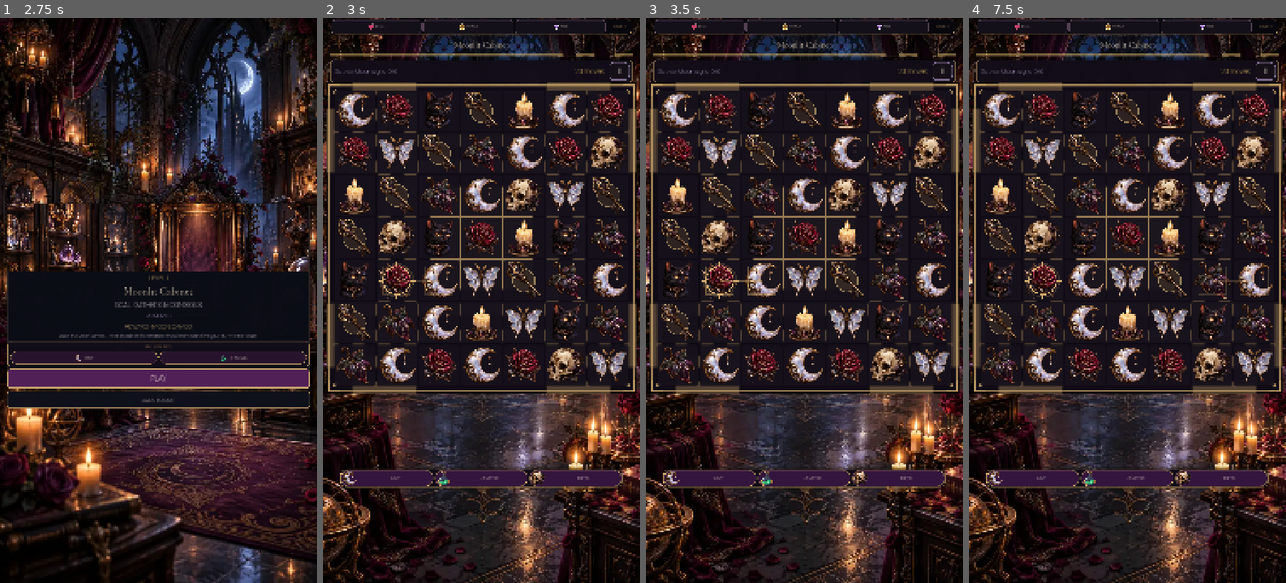
Above: before the commit, frames 1-4 (left to right).
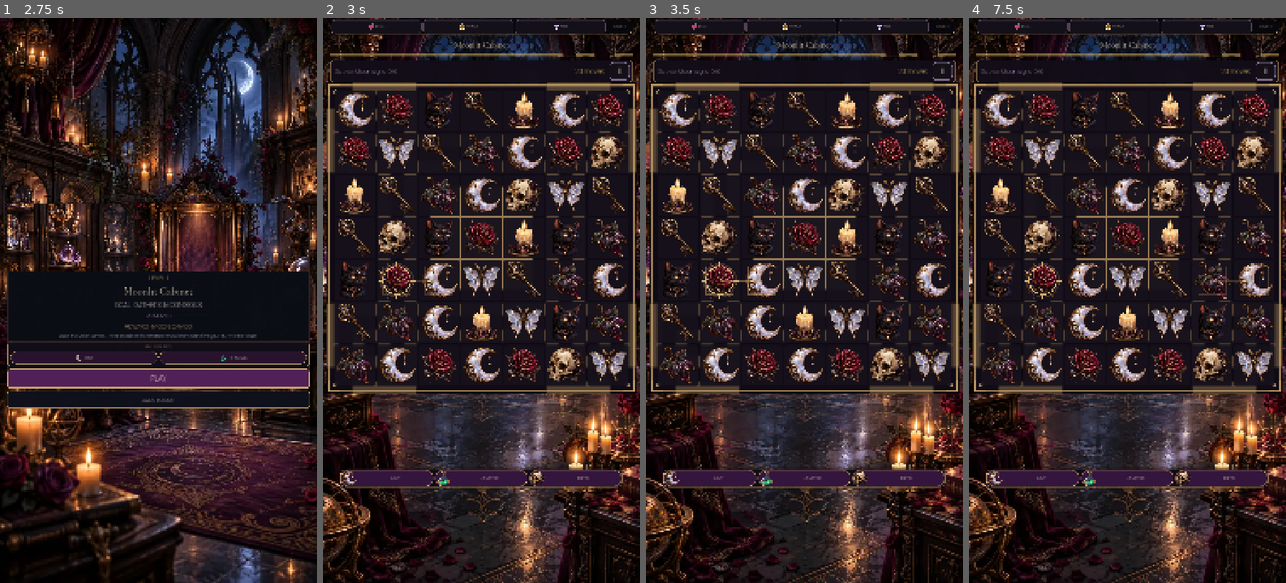
Above: after the commit, the same moments.

Repository: Jay-prodesign/akilta-match3
Game: Godot game, scene res://src/app/app_bootstrap.tscn
The game is run twice, just before and just after one commit, with the same random seed, the same clock (stepped at 60 frames per second) and the same inputs.
Inputs:
- Up to frame 1 (2.75 s): click "ENTER THE HOUSE" at 0.5 s; click "ENTER CURIO BOUTIQUE" at 1.25 s; click "1" at 2 s
- Up to frame 2 (3 s): click "PLAY" at 2.75 s
- Up to frame 3 (3.5 s): no input
- Up to frame 4 (7.5 s): click "RETRY" at 3.5 s; click "RETRY" at 4.25 s; click "RETRY" at 5 s; click "Ⅱ" at 5.75 s; click "RESTART LEVEL" at 6.5 s; click "HINT" at 7.25 s

Frame 1 is identical in both runs. In frame 2, 0.8% of the frame differs, in the area x 6-94%, y 14-56%; in frame 3, 0.8%; in frame 4, 0.8%.

Commit message:
Remove legacy Curio Key readability halo

Diff:
--- a/src/match3/presentation/board_view.gd
+++ b/src/match3/presentation/board_view.gd
@@ -711,15 +711,6 @@
 	var texture := PieceAssetLoader.texture_for_profile(_visual_profile, family)
 	if texture != null:
 		var asset_rect := rect.grow(rect.size.x * 0.06)
-		# The current Curio Key material candidate is intentionally dark-metal, which
-		# collapses into the board at phone scale. Give only that semantic family a
-		# restrained value-separation field; this is gameplay readability treatment,
-		# not replacement artwork.
-		if family == "key":
-			var center := rect.get_center()
-			var radius := minf(rect.size.x, rect.size.y) * 0.31
-			draw_circle(center, radius, Color("#D3A34E", 0.13))
-			draw_arc(center, radius * 0.98, 0.0, TAU, 32, Color("#F2D08B", 0.52), maxf(1.4, rect.size.x * 0.022))
 		draw_texture_rect(texture, asset_rect, false)
 		return
 	var color: Color = descriptor["color"]
